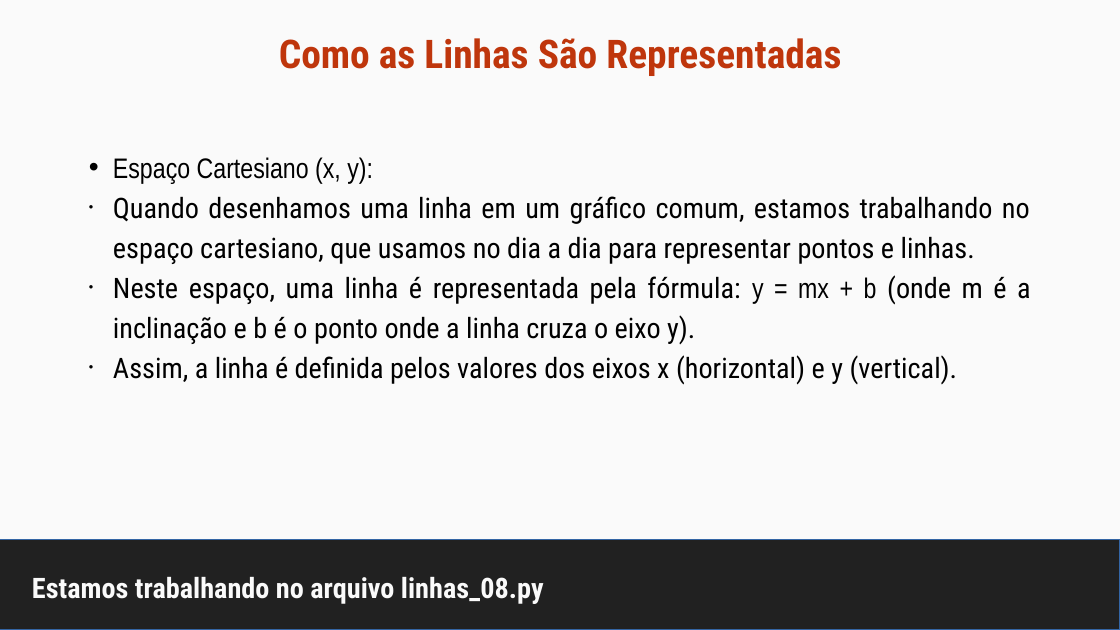
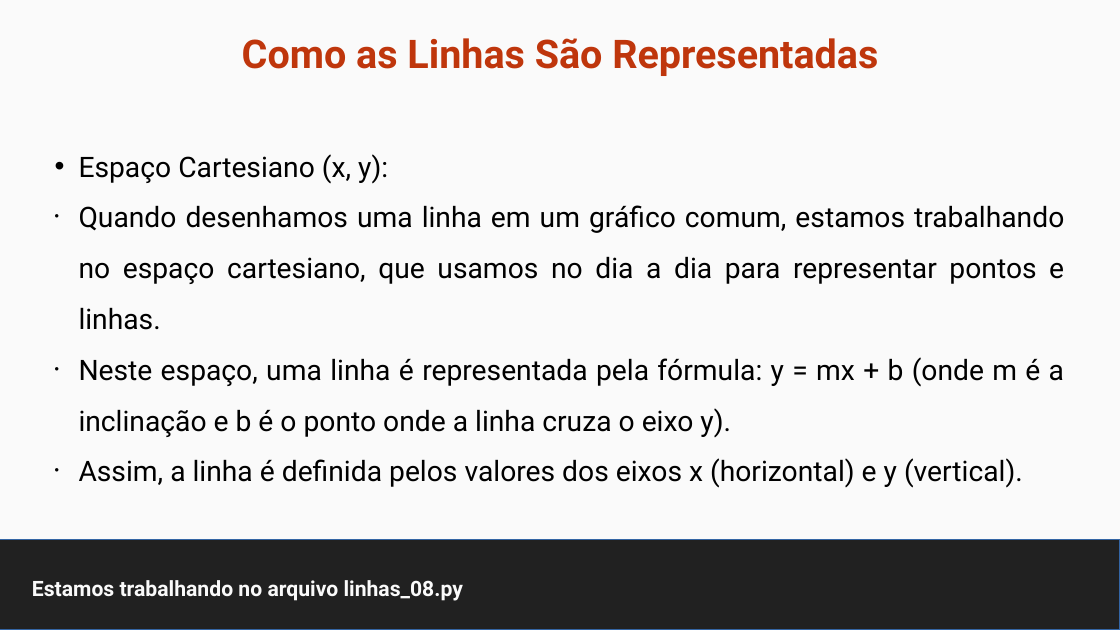
Before and after one commit to maurizioprizzi/finding_lanes, a slide deck: slide 27 of computer_vision_encounter_01.odp (slide 22 before the commit). Drawn at 1120x630 pixels with LibreOffice and Linux fonts; fonts in the diff are those of the drawing. Boxes give left, top, right and bottom in pixels: in the first picture for what was removed or moved away, otherwise in the second. Text is boxed around its words. In the diff, an @@ line names an element or a change of style, - is before the commit and + after.

```diff
--- a/computer_vision_encounter_01.odp
+++ b/computer_vision_encounter_01.odp
@@ title "Como as Linhas São Representadas" at <box>242,38,878,76</box>: font Roboto Condensed to Roboto @@
@@ text "Espaço Cartesiano (x, y):": place and size @@
-text "Espaço Cartesiano (x, y):" at <box>113,157,1031,385</box>
+text "Espaço Cartesiano (x, y):" at <box>79,154,1064,488</box>
@@ text "Espaço Cartesiano (x, y):" at <box>79,154,1064,488</box>: font Arial Narrow to Roboto in "Espaço Cartesiano (x, y):", "y = mx + b"; font Roboto Condensed to Roboto; line spacing 28.4pt to 1.5 @@
@@ title "Estamos trabalhando no arquivo linhas_08.py" at <box>32,580,463,601</box>: size 20 to 15 pt, font Roboto Condensed to Roboto; vertical alignment middle to top @@
```
Also in this commit, not shown: 31 other slides changed, 10 slides added, 11 other files.
